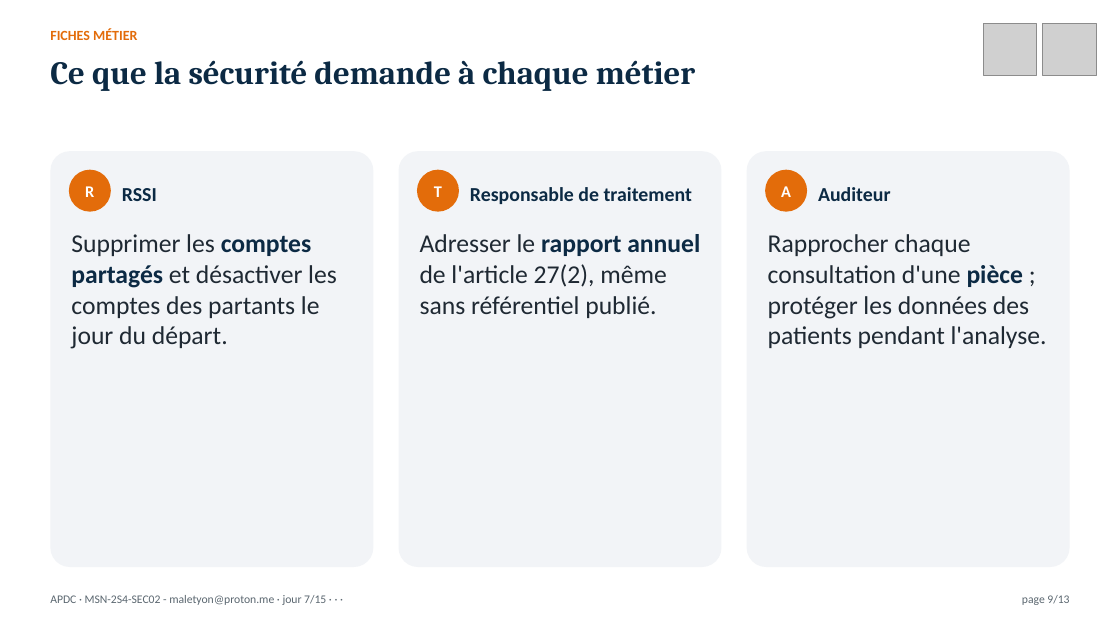
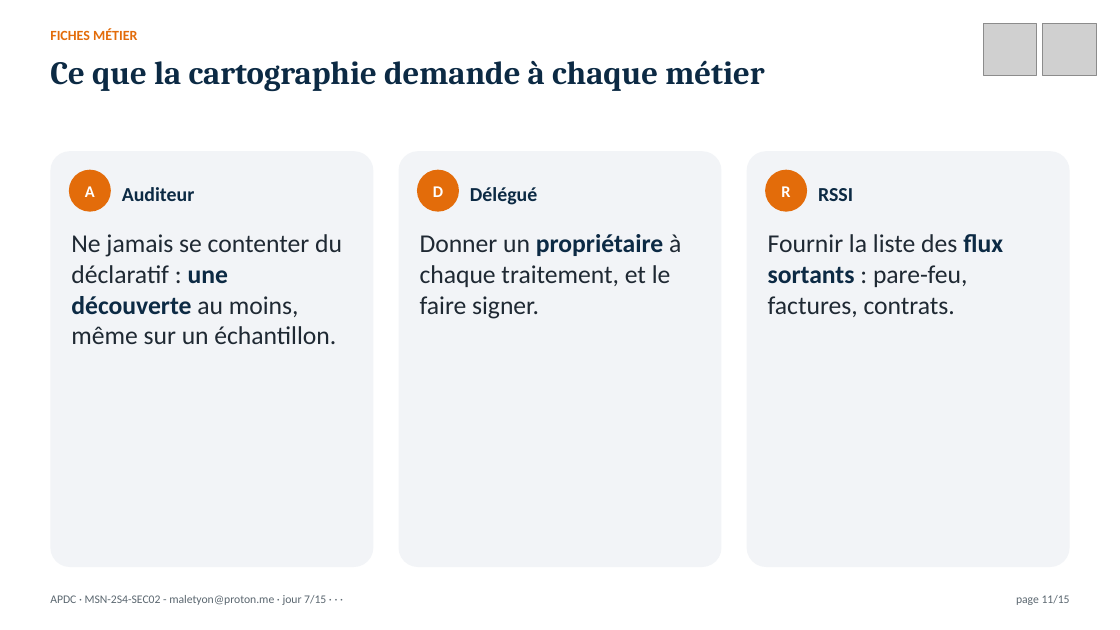
Before and after one commit to MaletYon/cours-apdc, a slide deck: slide 11 of Présentation/APDC_J07.pptx (slide 9 before the commit). Drawn at 1120x630 pixels with LibreOffice and Linux fonts; fonts in the diff are those of the drawing; grey boxes stand for pictures. Boxes give left, top, right and bottom in pixels: in the first picture for what was removed or moved away, otherwise in the second. Text is boxed around its words. In the diff, an @@ line names an element or a change of style, - is before the commit and + after.

```diff
--- a/Présentation/APDC_J07.pptx
+++ b/Présentation/APDC_J07.pptx
@@ text at box(50, 60, 764, 91): text changed @@
-Ce que la sécurité demande à chaque métier
+Ce que la cartographie demande à chaque métier
@@ text in ellipse at box(85, 186, 95, 197): text changed @@
-R
+A
@@ text at box(122, 187, 195, 201): text changed @@
-RSSI
+Auditeur
@@ text in ellipse at box(433, 186, 443, 197): text changed @@
-T
+D
@@ text at box(470, 187, 537, 205): text changed @@
-Responsable de traitement
+Délégué
@@ text in ellipse at box(781, 186, 790, 197): text changed @@
-A
+R
@@ text at box(818, 188, 853, 201): text changed @@
-Auditeur
+RSSI
@@ text at box(71, 234, 342, 344): text changed @@
-Supprimer les comptes partagés et désactiver les comptes des partants le jour du départ.
+Ne jamais se contenter du déclaratif : une découverte au moins, même sur un échantillon.
@@ text at box(420, 234, 681, 319): text changed @@
-Adresser le rapport annuel de l'article 27(2), même sans référentiel publié.
+Donner un propriétaire à chaque traitement, et le faire signer.
@@ text at box(768, 234, 1003, 317): text changed @@
-Rapprocher chaque consultation d'une pièce ; protéger les données des patients pendant l'analyse.
+Fournir la liste des flux sortants : pare-feu, factures, contrats.
@@ text at box(1016, 595, 1070, 605): text changed @@
-page 9/13
+page 11/15
```
Also in this commit, not shown: 11 other slides changed, 3 slides added, 1 slide removed, 53 other files.
